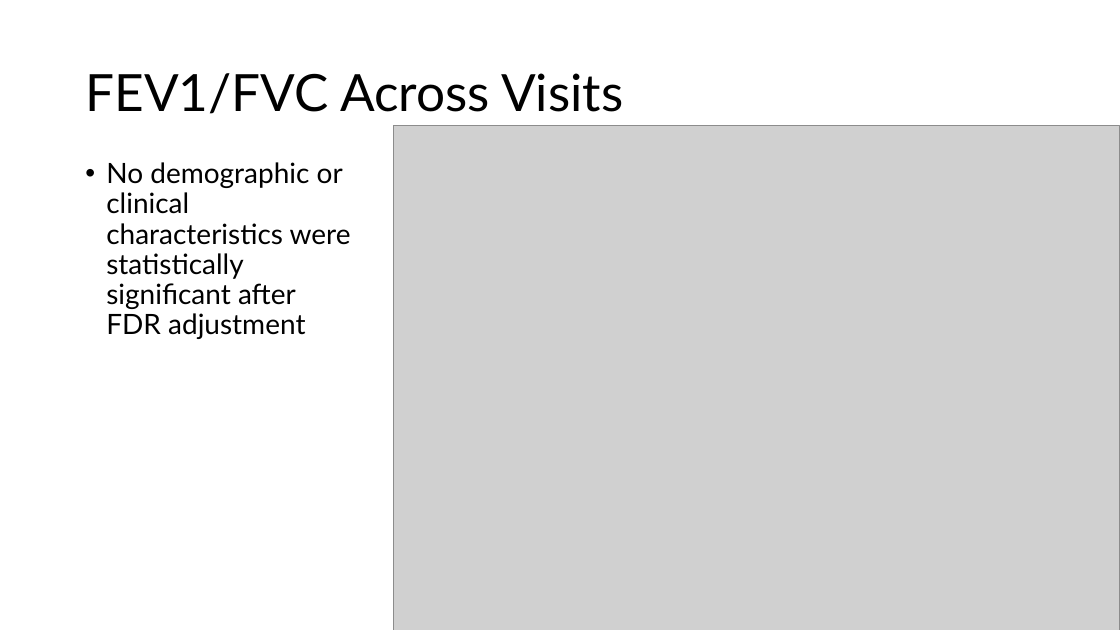
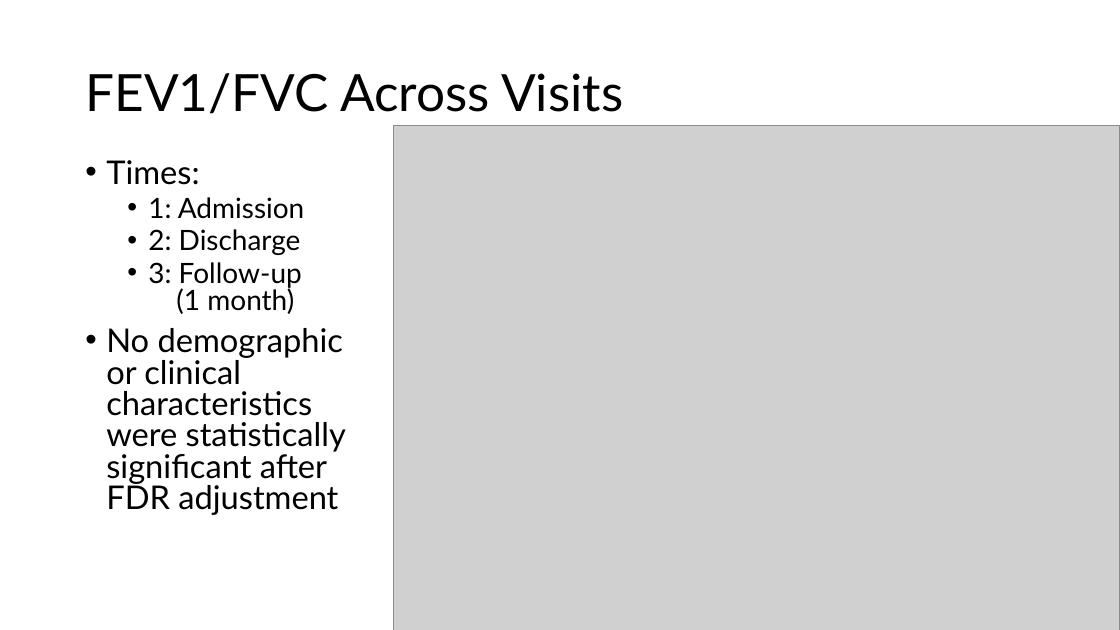
Before and after one commit to eweible/CF_Multi-omic_Clustering, a slide deck: slide 23 of Dissemination/Weible_Defense.pptx (slide 19 before the commit). Drawn at 1120x630 pixels with LibreOffice and Linux fonts; fonts in the diff are those of the drawing; grey boxes stand for pictures. Boxes give left, top, right and bottom in pixels: in the first picture for what was removed or moved away, otherwise in the second. Text is boxed around its words. In the diff, an @@ line names an element or a change of style, - is before the commit and + after.

```diff
--- a/Dissemination/Weible_Defense.pptx
+++ b/Dissemination/Weible_Defense.pptx
@@ text at [106, 160, 305, 314]: paragraphs added @@
+• Times:
+  • 1: Admission
+  • 2: Discharge
+  • 3: Follow-up
+    (1 month)
@@ text at [106, 328, 346, 515]: size 24 to 28 pt in "No demographic or clinical characteristics were statisticall ..."; line spacing 0.9 to 0.8 @@
```
Also in this commit, not shown: 17 other slides changed, 17 slides added, 3 slides removed, 6 other files.
